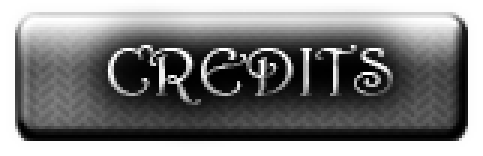
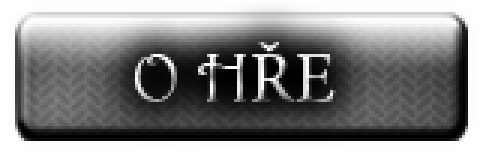
Revision of a layered 483 x 156 image; what changed, layer by layer:
renamed "CREDITS" to "O HŘE", painted on it over [105,42,393,105]
